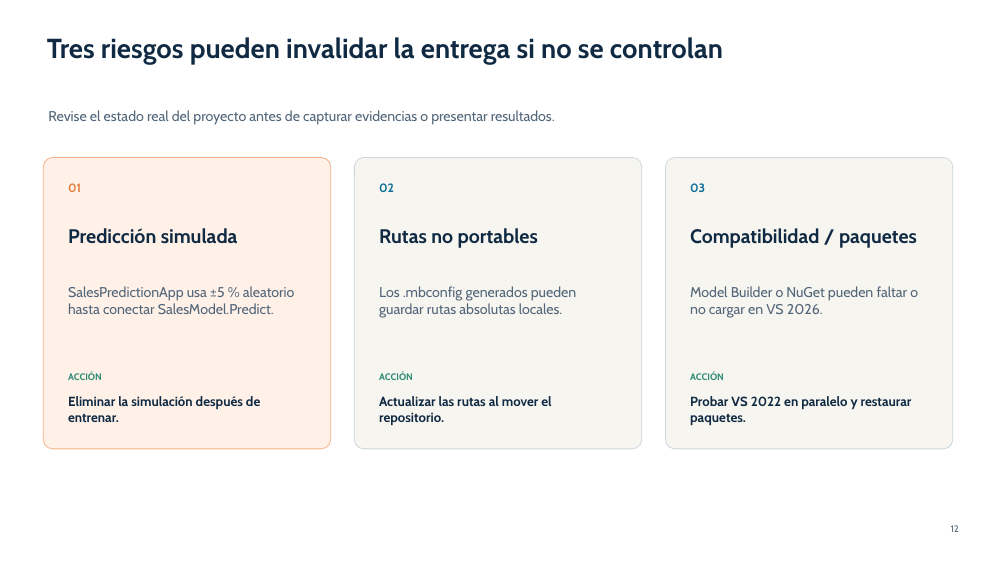
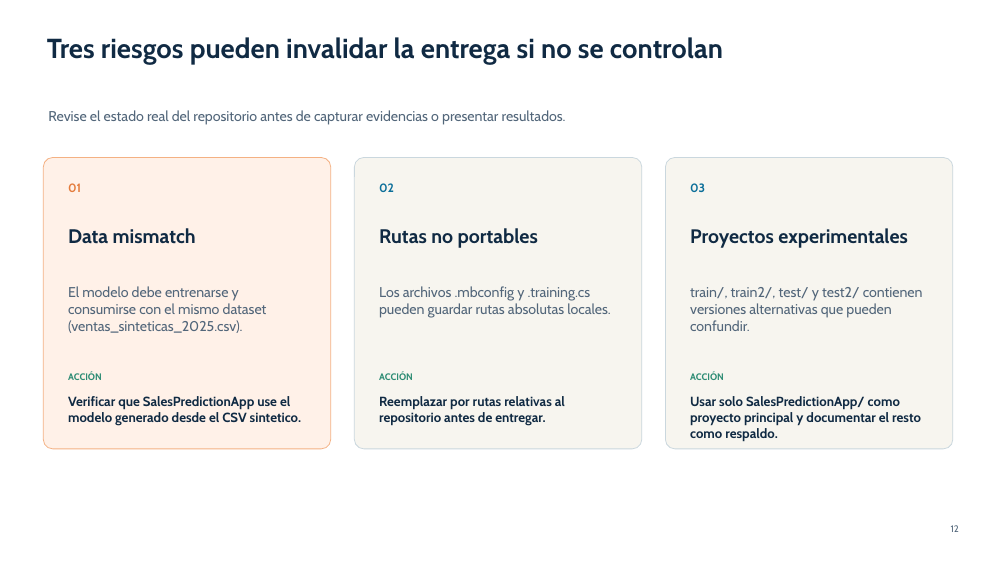
Before and after one commit to gmolina75/MLNETModelBuilder-PowerBI, a slide deck: slide 12 of Tarea_Prediccion_Ventas_MLNET_ModelBuilder_Paso_a_Paso.pptx. Drawn at 1008x567 pixels with LibreOffice and Linux fonts; fonts in the diff are those of the drawing. Boxes give left, top, right and bottom in pixels: in the first picture for what was removed or moved away, otherwise in the second. Text is boxed around its words. In the diff, an @@ line names an element or a change of style, - is before the commit and + after.

Commit message:
docs: actualiza presentación con estructura actual del proyecto

```diff
--- a/Tarea_Prediccion_Ventas_MLNET_ModelBuilder_Paso_a_Paso.pptx
+++ b/Tarea_Prediccion_Ventas_MLNET_ModelBuilder_Paso_a_Paso.pptx
@@ text at (x1=48, y1=110, x2=566, y2=125): text changed @@
-Revise el estado real del proyecto antes de capturar evidencias o presentar resultados.
+Revise el estado real del repositorio antes de capturar evidencias o presentar resultados.
@@ text at (x1=68, y1=228, x2=196, y2=244): text changed @@
-Predicción simulada
+Data mismatch
@@ text at (x1=690, y1=228, x2=908, y2=248): text changed @@
-Compatibilidad / paquetes
+Proyectos experimentales
@@ text at (x1=68, y1=286, x2=267, y2=333): text changed @@
-SalesPredictionApp usa ±5 % aleatorio hasta conectar SalesModel.Predict.
+El modelo debe entrenarse y consumirse con el mismo dataset (ventas_sinteticas_2025.csv).
@@ text at (x1=379, y1=286, x2=610, y2=318): text changed @@
-Los .mbconfig generados pueden guardar rutas absolutas locales.
+Los archivos .mbconfig y .training.cs pueden guardar rutas absolutas locales.
@@ text at (x1=690, y1=287, x2=923, y2=331): text changed @@
-Model Builder o NuGet pueden faltar o no cargar en VS 2026.
+train/, train2/, test/ y test2/ contienen versiones alternativas que pueden confundir.
@@ text at (x1=68, y1=396, x2=301, y2=426): text changed @@
-Eliminar la simulación después de entrenar.
+Verificar que SalesPredictionApp use el modelo generado desde el CSV sintetico.
@@ text at (x1=379, y1=396, x2=565, y2=426): text changed @@
-Actualizar las rutas al mover el repositorio.
+Reemplazar por rutas relativas al repositorio antes de entregar.
@@ text at (x1=690, y1=396, x2=921, y2=442): text changed @@
-Probar VS 2022 en paralelo y restaurar paquetes.
+Usar solo SalesPredictionApp/ como proyecto principal y documentar el resto como respaldo.
```
Also in this commit, not shown: 4 other slides changed, 1 slide added, 1 other file.
